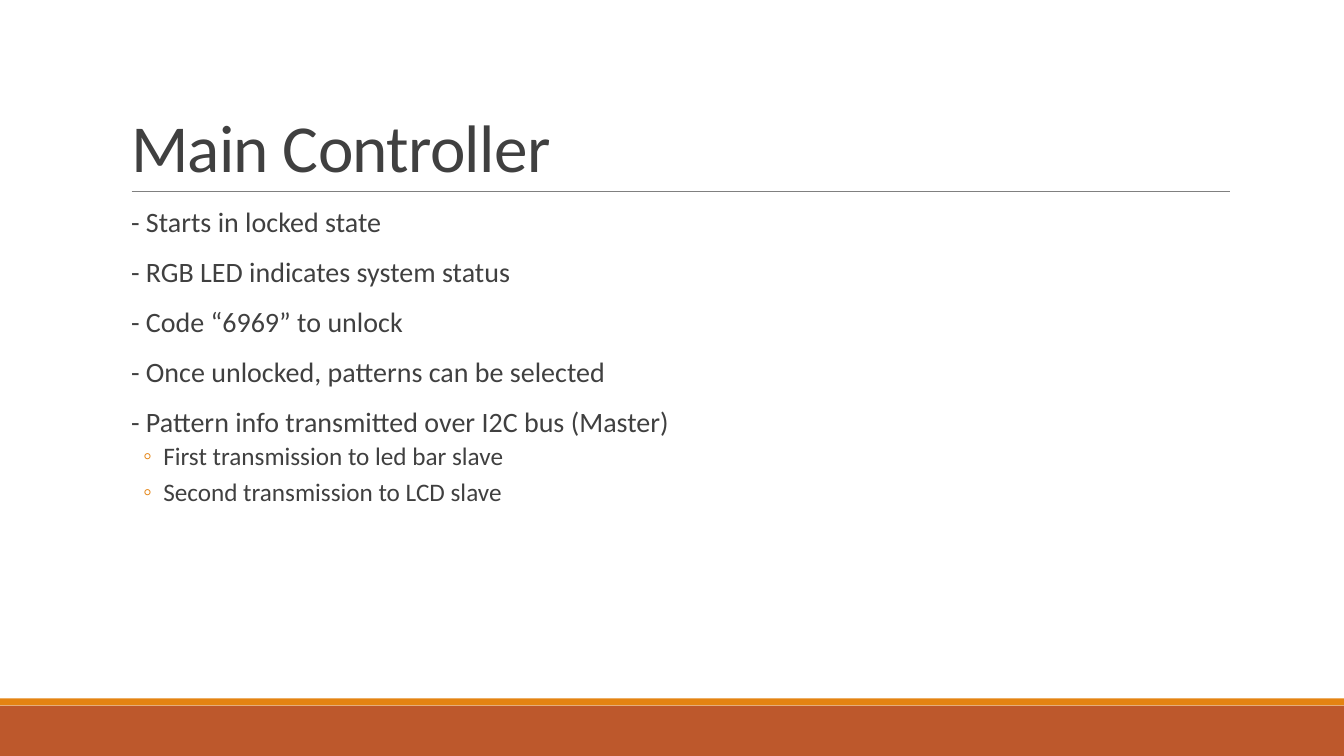
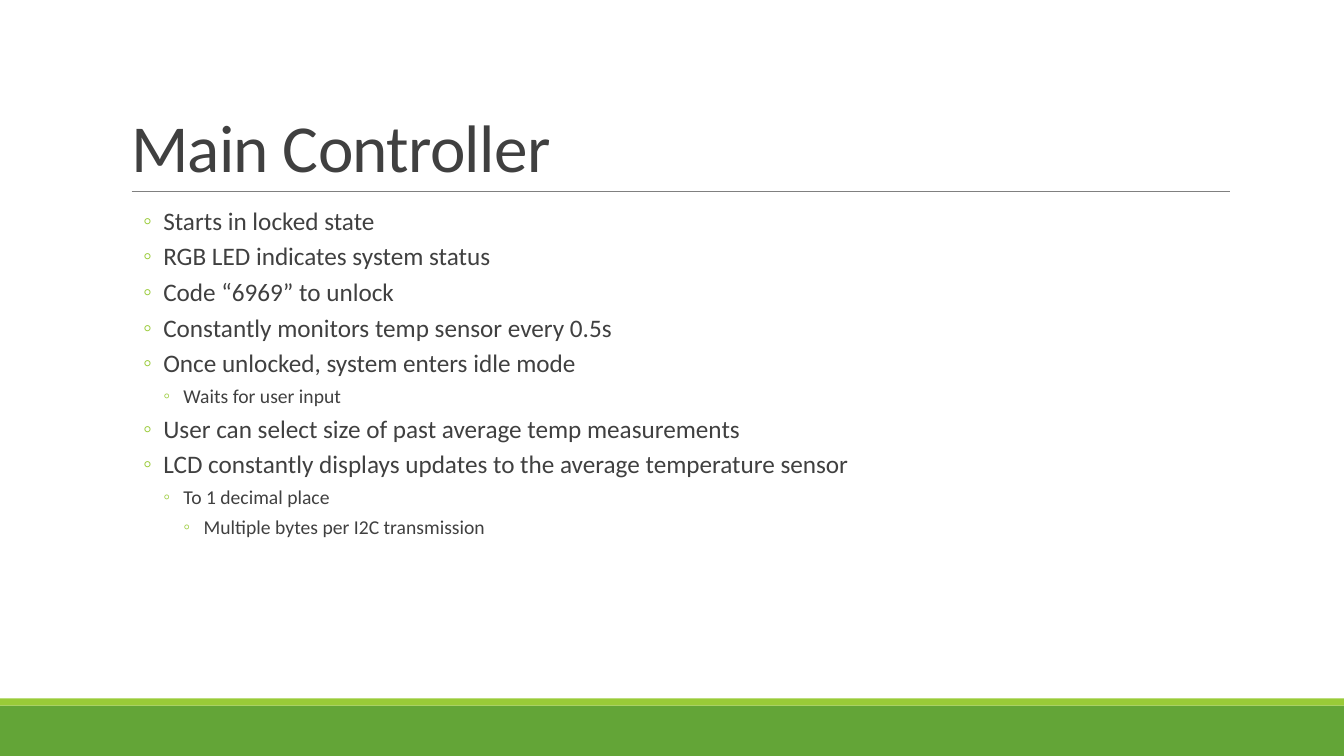
Before and after one commit to msu-eele-465/project5-aaron-beau, a slide deck: slide 5 of docs/assets/project5-presentation.pptx. Drawn at 1344x756 pixels with LibreOffice and Linux fonts; fonts in the diff are those of the drawing. Boxes give left, top, right and bottom in pixels: in the first picture for what was removed or moved away, otherwise in the second. Text is boxed around its words. In the diff, an @@ line names an element or a change of style, - is before the commit and + after.

Commit message:
adding presentation

```diff
--- a/docs/assets/project5-presentation.pptx
+++ b/docs/assets/project5-presentation.pptx
@@ text at <box>163,212,848,537</box>: text changed; size 20 to 18 pt @@
-  - Starts in locked state
-  - RGB LED indicates system status
-  - Code “6969” to unlock
-  - Once unlocked, patterns can be selected
-  - Pattern info transmitted over I2C bus (Master)
-  ◦ First transmission to led bar slave
-  ◦ Second transmission to LCD slave
+  ◦ Starts in locked state
+  ◦ RGB LED indicates system status
+  ◦ Code “6969” to unlock
+  ◦ Constantly monitors temp sensor every 0.5s
+  ◦ Once unlocked, system enters idle mode
+    ◦ Waits for user input
+  ◦ User can select size of past average temp measurements
+  ◦ LCD constantly displays updates to the average temperature sensor
+    ◦ To 1 decimal place
+      ◦ Multiple bytes per I2C transmission
@@ rectangle at <box>0,706,1344,756</box>: fill #BD582C to #63A537 @@
@@ rectangle at <box>0,699,1344,706</box>: fill #E48312 to #99CB38 @@
```
Also in this commit, not shown: 5 other slides changed, 4 slides added, 5 slides removed.
